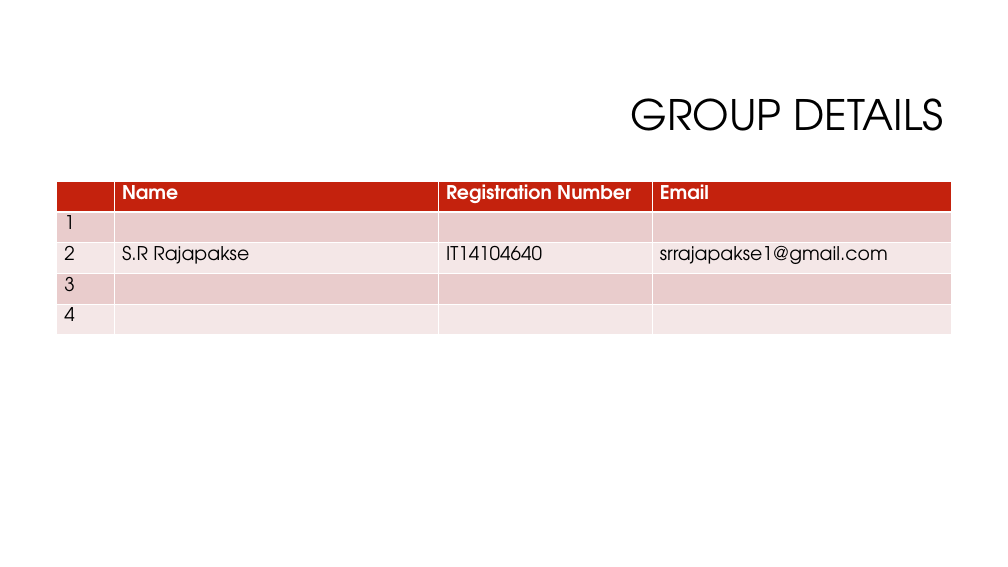
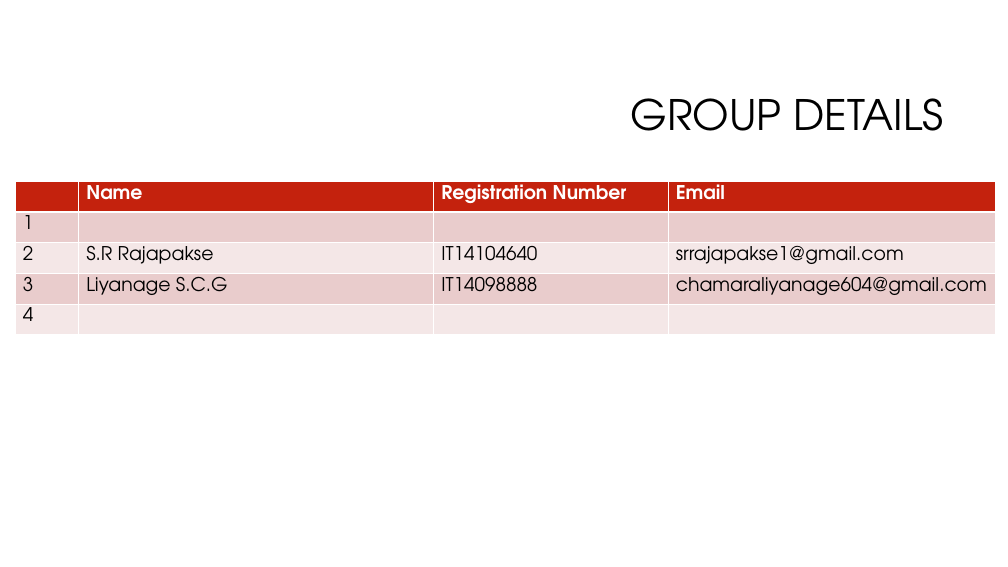
Before and after one commit to Sajith16/CSSEDocs, a slide deck: slide 2 of CodeFest-Management-Tool.pptx. Drawn at 1008x567 pixels with LibreOffice and Linux fonts; fonts in the diff are those of the drawing; background and template pictures are left out. Boxes give left, top, right and bottom in pixels: in the first picture for what was removed or moved away, otherwise in the second. Text is boxed around its words. In the diff, an @@ line names an element or a change of style, - is before the commit and + after.

```diff
--- a/CodeFest-Management-Tool.pptx
+++ b/CodeFest-Management-Tool.pptx
@@ table at bbox=[15, 181, 996, 335] @@
-row 4: 3 |  |  | 
+row 4: 3 | Liyanage S.C.G | IT14098888 | chamaraliyanage604@gmail.com
@@ table: place and size @@
-table at bbox=[57, 181, 951, 335]
+table at bbox=[15, 181, 996, 335]
```
Also in this commit, not shown: 2 other slides changed.
